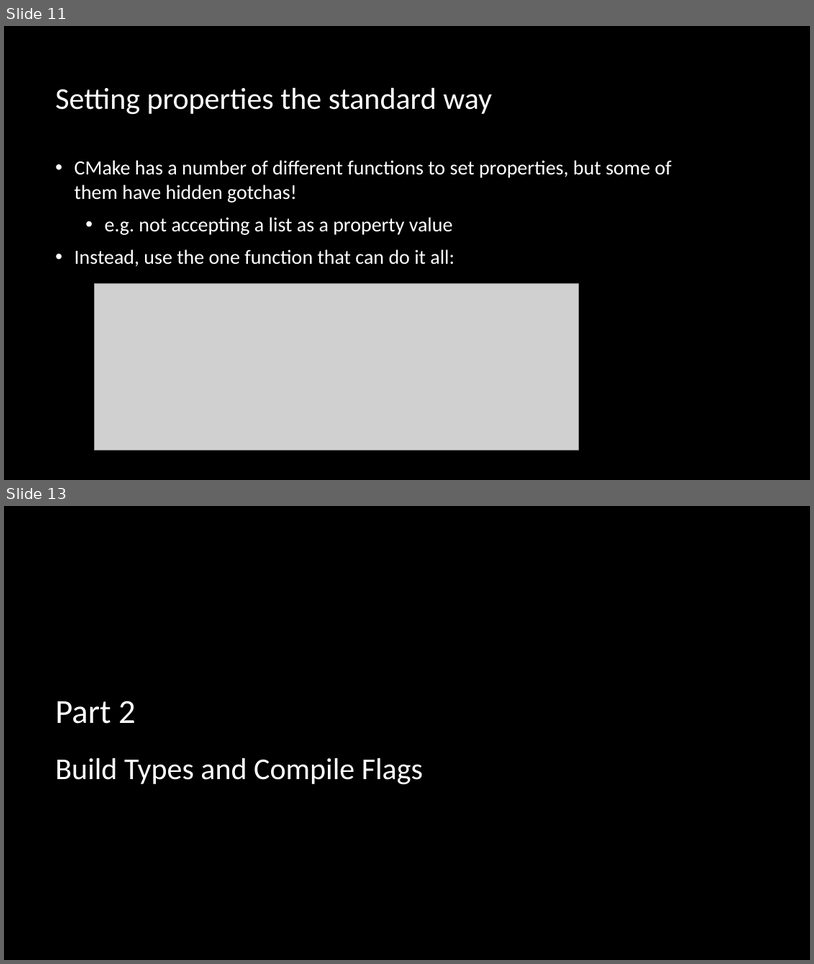
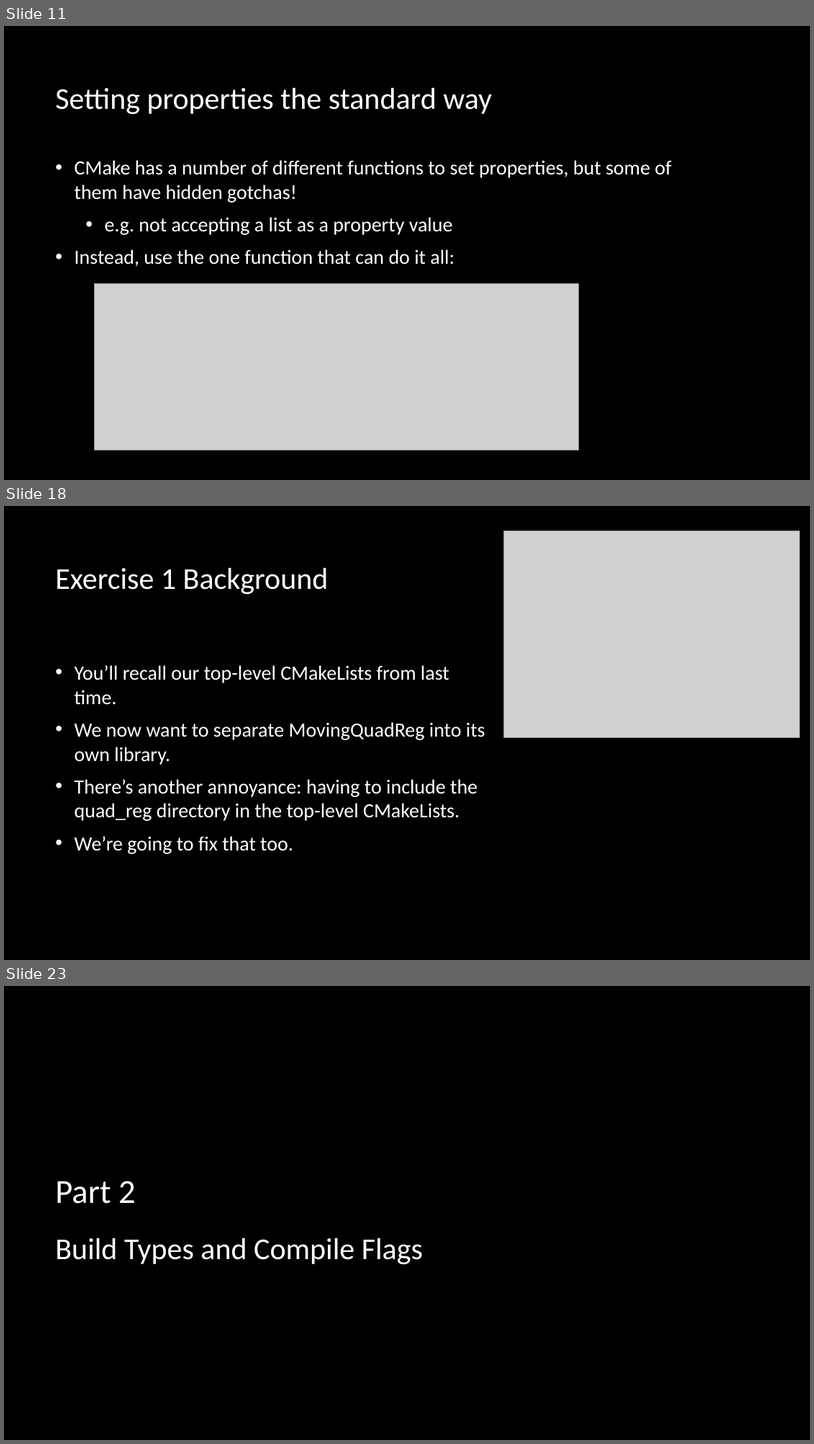
Before and after one commit to multiplemonomials/CMakeTraining, a slide deck: Session 2 - More Advanced CMake.pptx. Shown one above the other, each under a label of ours: slides 11 and 13 before the commit, slides 11, 18 and 23 after it; the slides between them are not shown. The pictures are 814x964 and 814x1444 pixels, drawn with LibreOffice and Linux fonts; fonts in the diff are those of the drawing; grey boxes stand for pictures; background and template pictures are left out. Boxes give left, top, right and bottom in pixels: in the first picture for what was removed or moved away, otherwise in the second. Text is boxed around its words. In the diff, an @@ line names an element or a change of style, - is before the commit and + after.

```diff
--- a/Session 2 - More Advanced CMake.pptx
+++ b/Session 2 - More Advanced CMake.pptx
@@ slide 18 added at [4, 506, 810, 960], background picture (left out) @@
@@ picture added at [504, 530, 800, 737] @@
@@ title added at [55, 568, 329, 595], 36 pt, text #FFFFFF @@
+Exercise 1 Background
@@ text added at [75, 665, 486, 854], 24 pt, text #FFFFFF @@
+• You’ll recall our top-level CMakeLists from last time.
+• We now want to separate MovingQuadReg into its own library.
+• There’s another annoyance: having to include the quad_reg directory in the top-level CMakeLists.
+• We’re going to fix that too.
@@ what was slide 13 is now slide 23 @@
```
Also in this commit, not shown: 4 slides changed, 23 other slides added, 1 slide removed, 4 other files.
